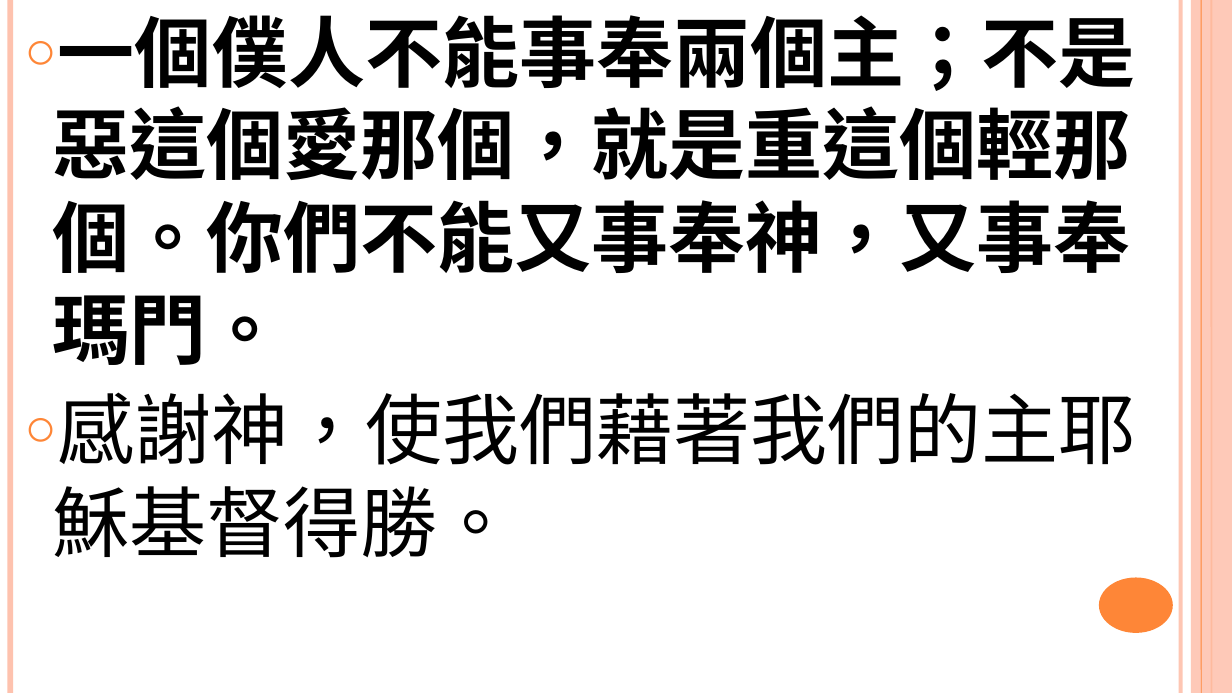
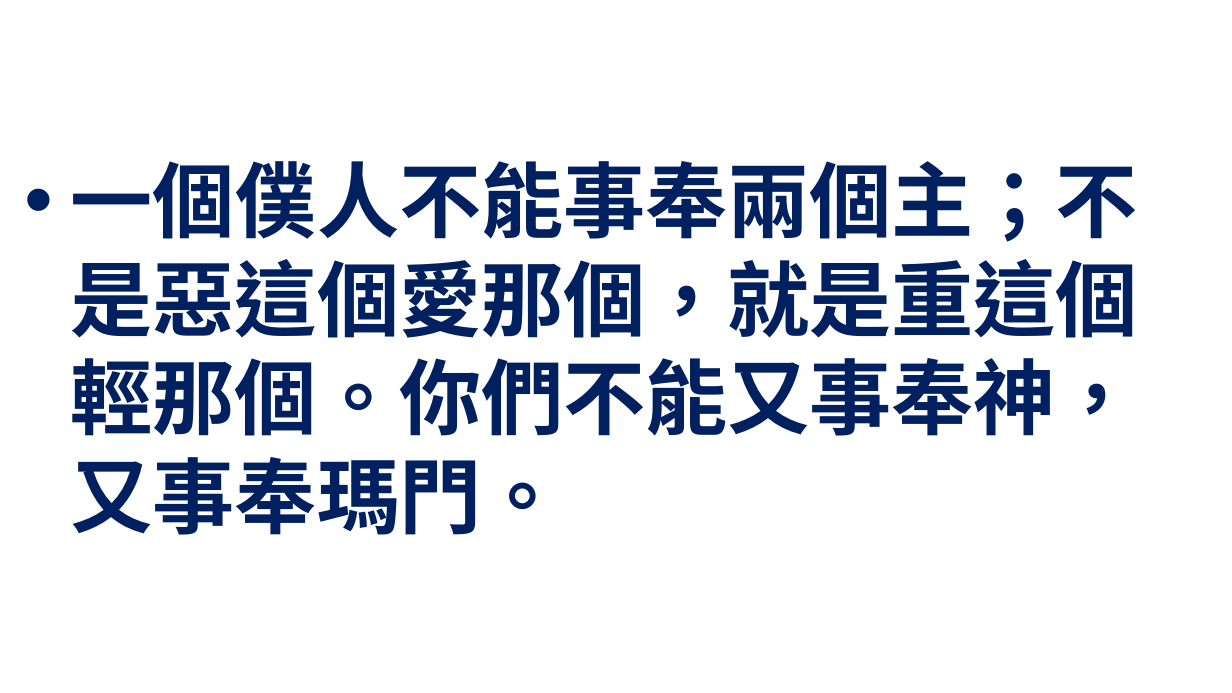
Before and after one commit to batisuoc/worship-resources, a slide deck: slide 6 of 54忠心到底.pptx (slide 5 before the commit). Drawn at 1232x693 pixels with LibreOffice and Linux fonts; fonts in the diff are those of the drawing; background and template pictures are left out. Boxes give left, top, right and bottom in pixels: in the first picture for what was removed or moved away, otherwise in the second. Text is boxed around its words. In the diff, an @@ line names an element or a change of style, - is before the commit and + after.

```diff
--- a/54忠心到底.pptx
+++ b/54忠心到底.pptx
@@ line removed from (10, 0) to (10, 693) @@
@@ text "一個僕人不能事奉兩個主；不是惡這個愛那個，就是重這個輕那個。你們不能又事奉神，又事奉瑪門。" at (x1=71, y1=161, x2=1138, y2=535): size 60 to 64 pt, text colour #000000 to #002060; bullet ○ to •; more space between paragraphs; vertical alignment top to middle @@
@@ line removed from (1181, 0) to (1181, 693) @@
@@ rectangle removed at (x1=1191, y1=0, x2=1232, y2=693) @@
@@ line removed from (1202, 0) to (1202, 693) @@
@@ line removed from (1212, 0) to (1212, 693) @@
@@ text at (x1=52, y1=392, x2=1135, y2=558): paragraph removed @@
-○ 感謝神，使我們藉著我們的主耶穌基督得勝。
@@ ellipse removed at (x1=1099, y1=578, x2=1173, y2=633) @@
```
Also in this commit, not shown: 5 other slides changed, 1 slide added.
